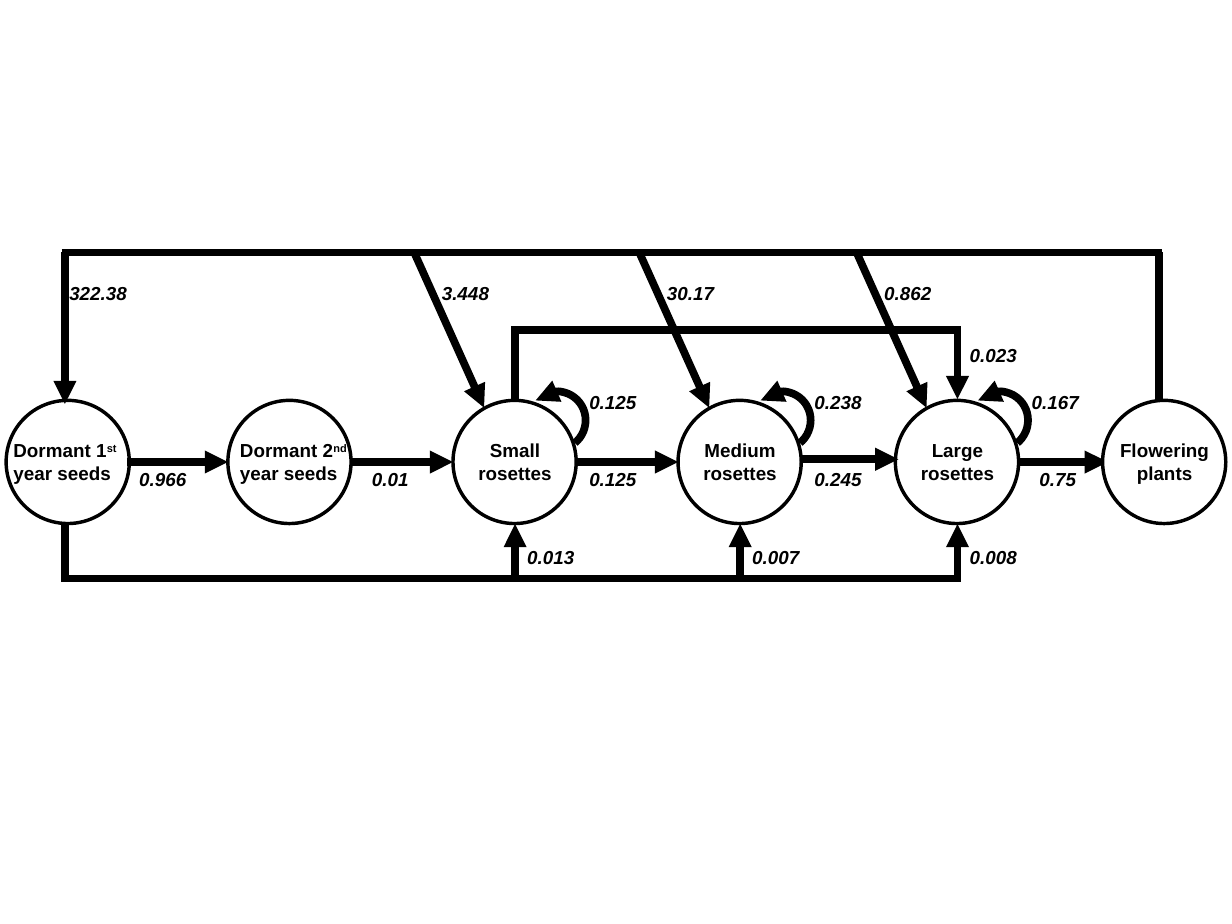
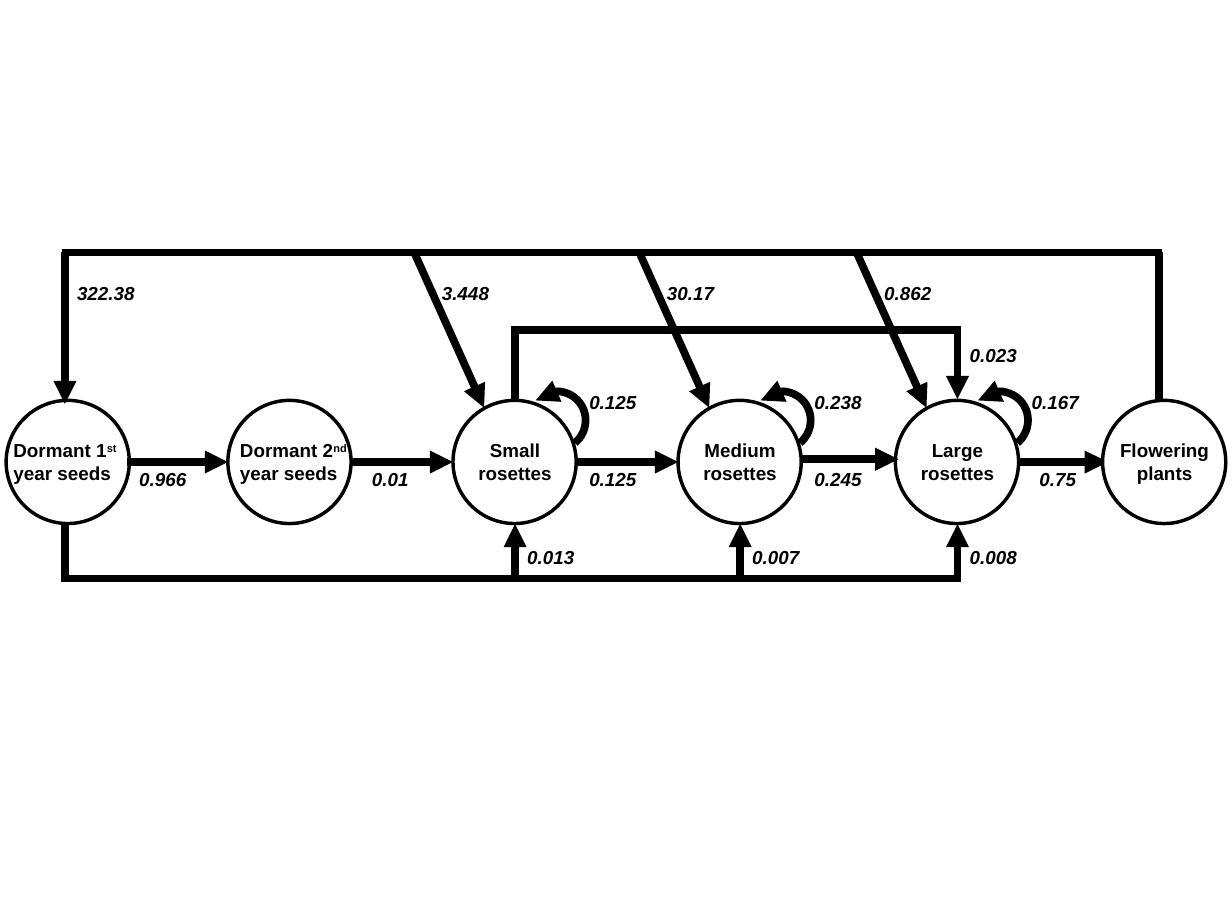
Before and after one commit to GenChangHSU/2021_Fall_Introduction_to_Theoretical_Ecology, a slide deck: slide 1 of Teasel Diagram.pptx. Drawn at 1232x924 pixels with LibreOffice and Linux fonts; fonts in the diff are those of the drawing. Boxes give left, top, right and bottom in pixels: in the first picture for what was removed or moved away, otherwise in the second. Text is boxed around its words. In the diff, an @@ line names an element or a change of style, - is before the commit and + after.

```diff
--- a/Teasel Diagram.pptx
+++ b/Teasel Diagram.pptx
@@ text "322.38": place and size @@
-text "322.38" at bbox=[69, 287, 127, 301]
+text "322.38" at bbox=[77, 287, 135, 301]
```
Also in this commit, not shown: 10 other files.
